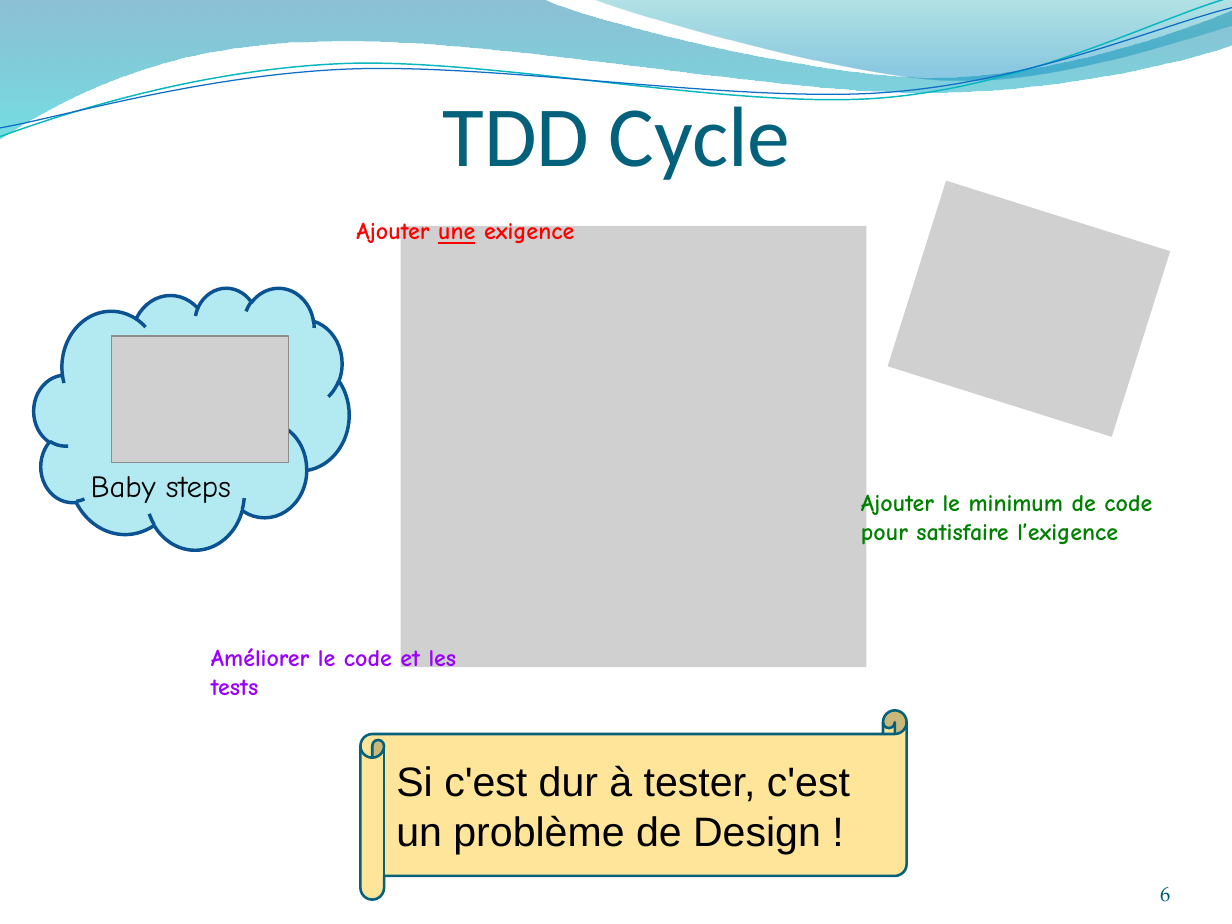
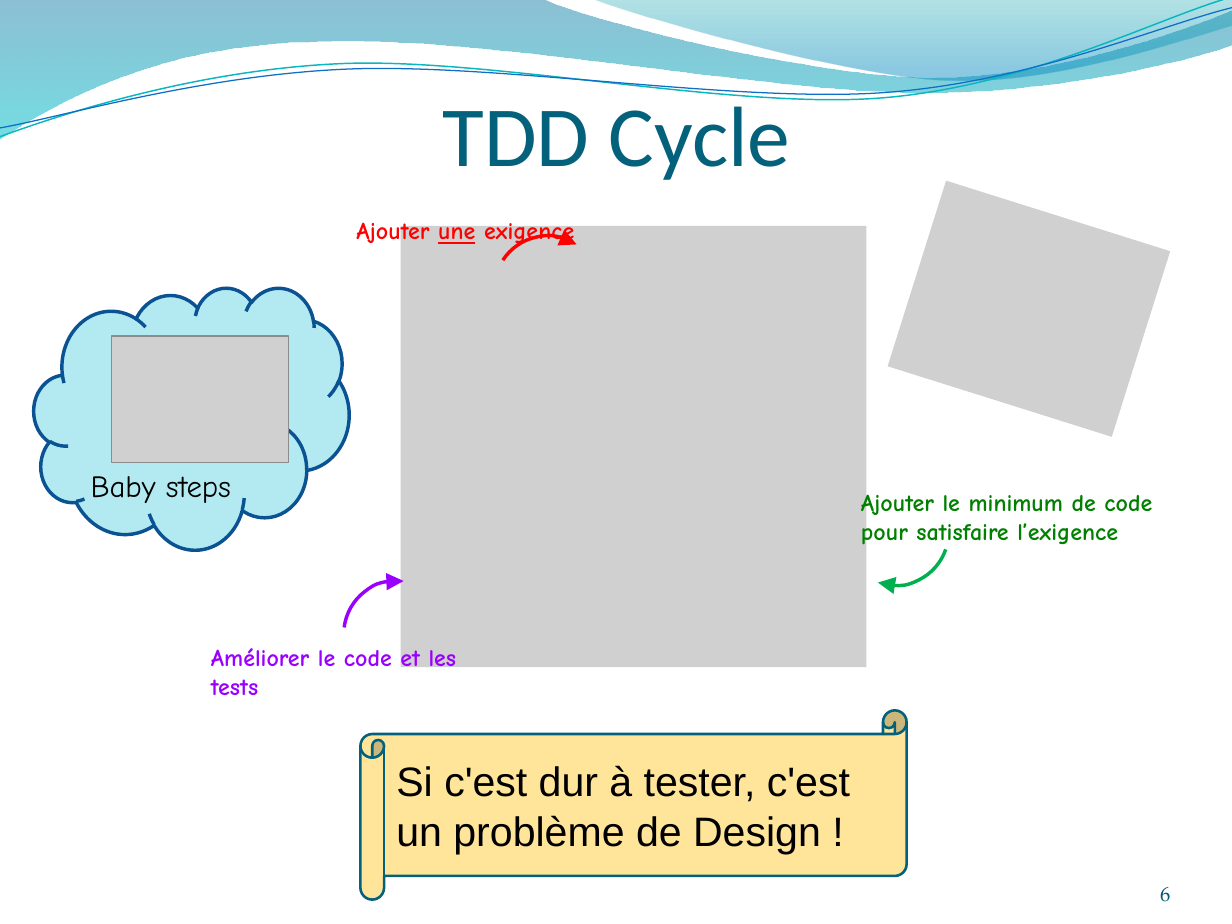
Before and after one commit to mathieucans/TDD.Trainig, a slide deck: slide 6 of docs/Introduction au TDD.2016.pptx. Drawn at 1232x924 pixels with LibreOffice and Linux fonts; fonts in the diff are those of the drawing; grey boxes stand for pictures; background and template pictures are left out. Boxes give left, top, right and bottom in pixels: in the first picture for what was removed or moved away, otherwise in the second. Text is boxed around its words. In the diff, an @@ line names an element or a change of style, - is before the commit and + after.

```diff
--- a/docs/Introduction au TDD.2016.pptx
+++ b/docs/Introduction au TDD.2016.pptx
@@ freeform shape added at [499,229,576,260], outline #FF0000 2 pt @@
@@ freeform shape added at [334,569,404,628], outline #9900FF 2 pt @@
@@ freeform shape added at [877,550,952,597], outline #00B050 2 pt @@
```
Also in this commit, not shown: 3 other slides changed.
